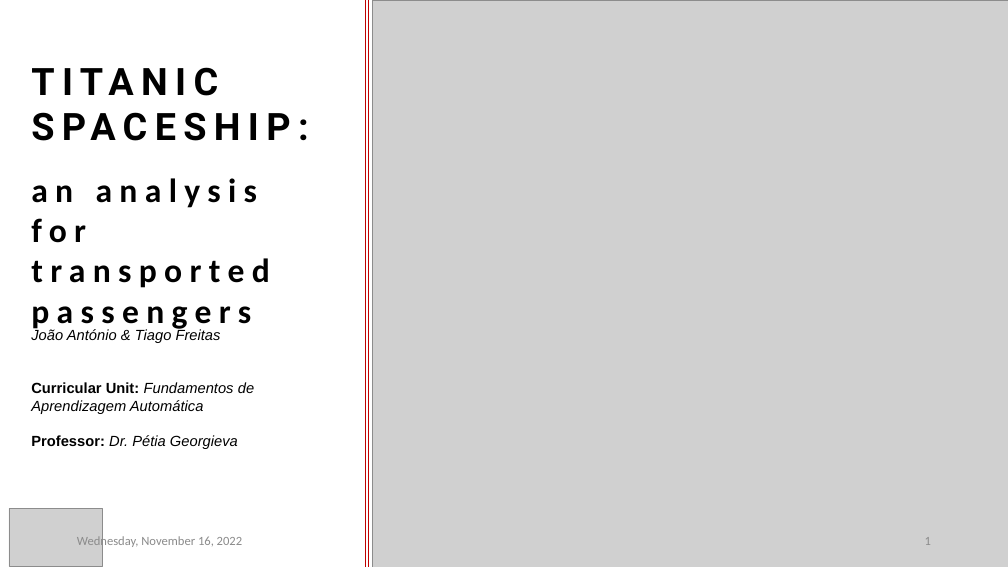
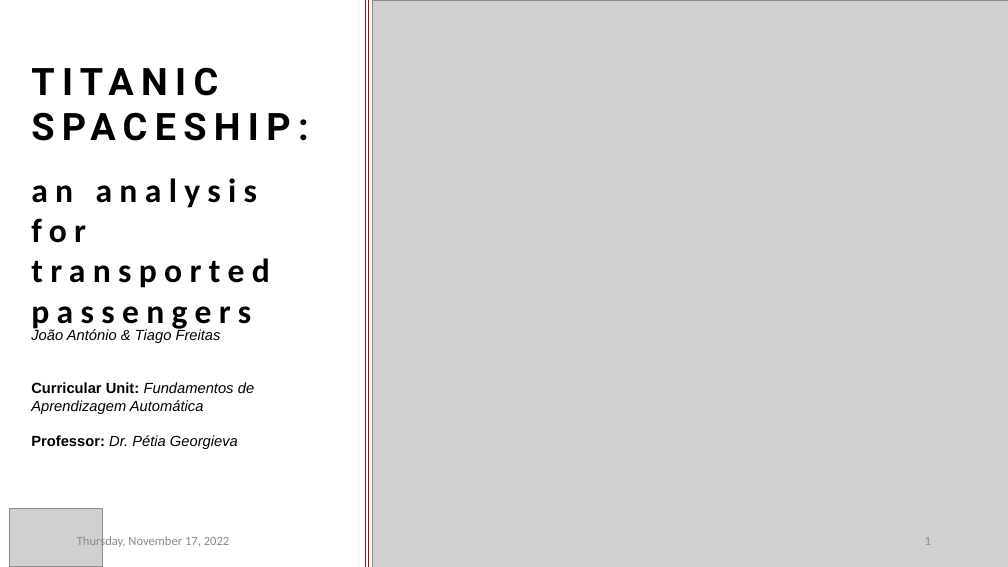
Before and after one commit to JoaoAnt42/FAA_TitanicSpace, a slide deck: slide 1 of Slides/Slides.pptx. Drawn at 1008x567 pixels with LibreOffice and Linux fonts; fonts in the diff are those of the drawing; grey boxes stand for pictures. Boxes give left, top, right and bottom in pixels: in the first picture for what was removed or moved away, otherwise in the second. Text is boxed around its words. In the diff, an @@ line names an element or a change of style, - is before the commit and + after.

```diff
--- a/Slides/Slides.pptx
+++ b/Slides/Slides.pptx
@@ text at (x1=77, y1=535, x2=230, y2=549): text changed @@
-Wednesday, November 16, 2022
+Thursday, November 17, 2022
```
Also in this commit, not shown: 14 other slides changed, 1 other file.
